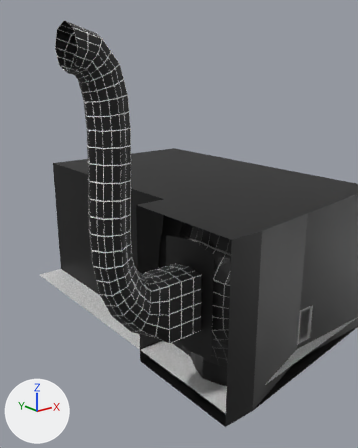
The Blender file Assets/World/C6L1/raw/C6L1.blend as it was, and as the next commit left it.
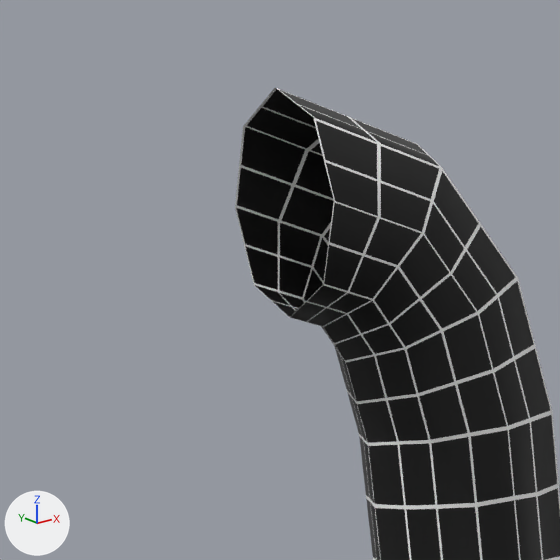
The first picture shows the older version from a 50 mm camera at (-185.7, -132.5, 128.9) aimed at (-79.2, 0.6, 75.7). The close-ups show both versions on the part from 0% to 36% of the width and 0% to 29% of the height of that picture. The axes (+X, +Y, +Z) are drawn at lower left. The lights are the same throughout.

The first close-up shows 'Room1_ExitTunnel'.
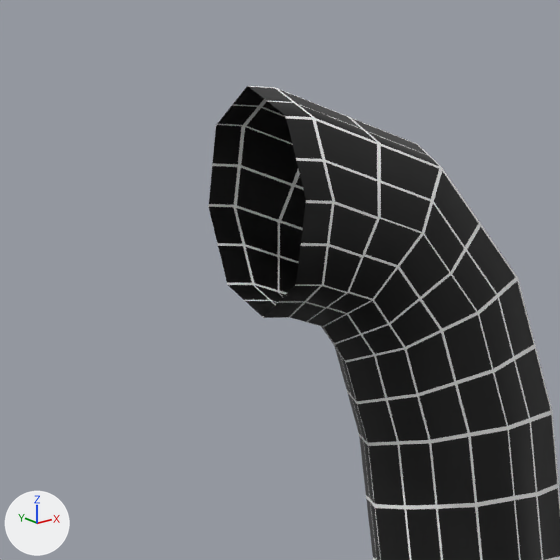
Boxes (x1, y1, x2, y2) around the edits, measured in the close-ups (560 x 560 px):
'Room1_ExitTunnel', reshaped
    before: (235, 88, 560, 560)
    after: (208, 86, 560, 560)
part 1 of me_plane_006, added (black)
    after: (208, 86, 334, 318)
part 2 of me_plane_006, surface changed
    both: (254, 88, 379, 319)

Edits to the bpy script that builds the scene:
```text
Change me_plane_006:
    used by ob_room1_exittunnel; location = (-50.0, 11.0, 6.0)
    remove me_plane_006.from_pydata(...)  # 312 vertices, 280 faces; spans x -64.0..-16.0, y -14.9..14.9, z 8.0..136.4
    add me_plane_006.from_pydata(...)  # 328 vertices, 296 faces; spans x -66.0..-16.0, y -14.9..14.9, z 8.0..136.4
    me_plane_006 part 1
    16 new vertices lie (-2.0, 0.0, 0.0) away from vertices in x -64.0, y -7.4..7.4, z 121.6..136.4
    16 new faces join them, smooth
    me_plane_006 part 2: 9 kept faces spanning x -64.0..-58.6, y -7.4..5.2, z 121.3..136.4 get new texture (UV) coordinates
```
